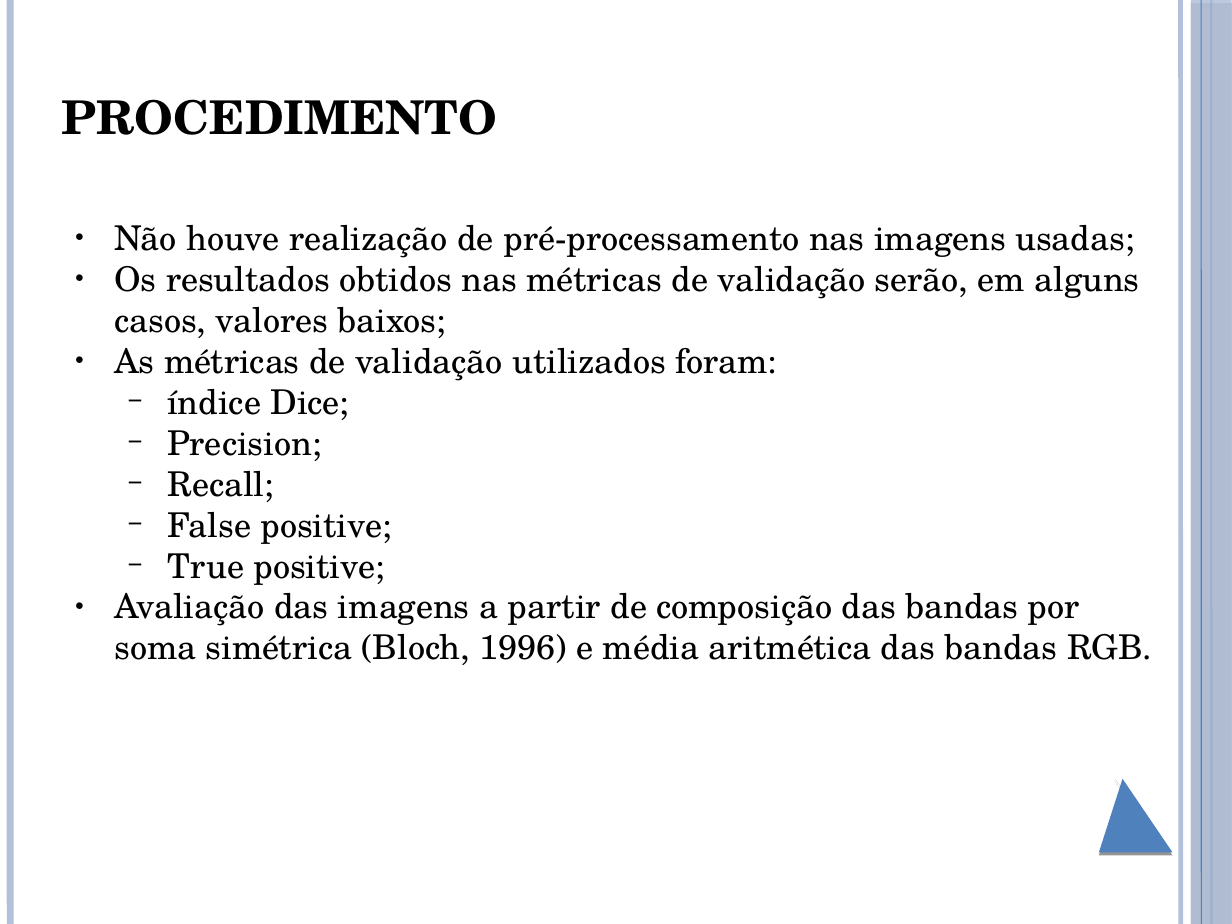
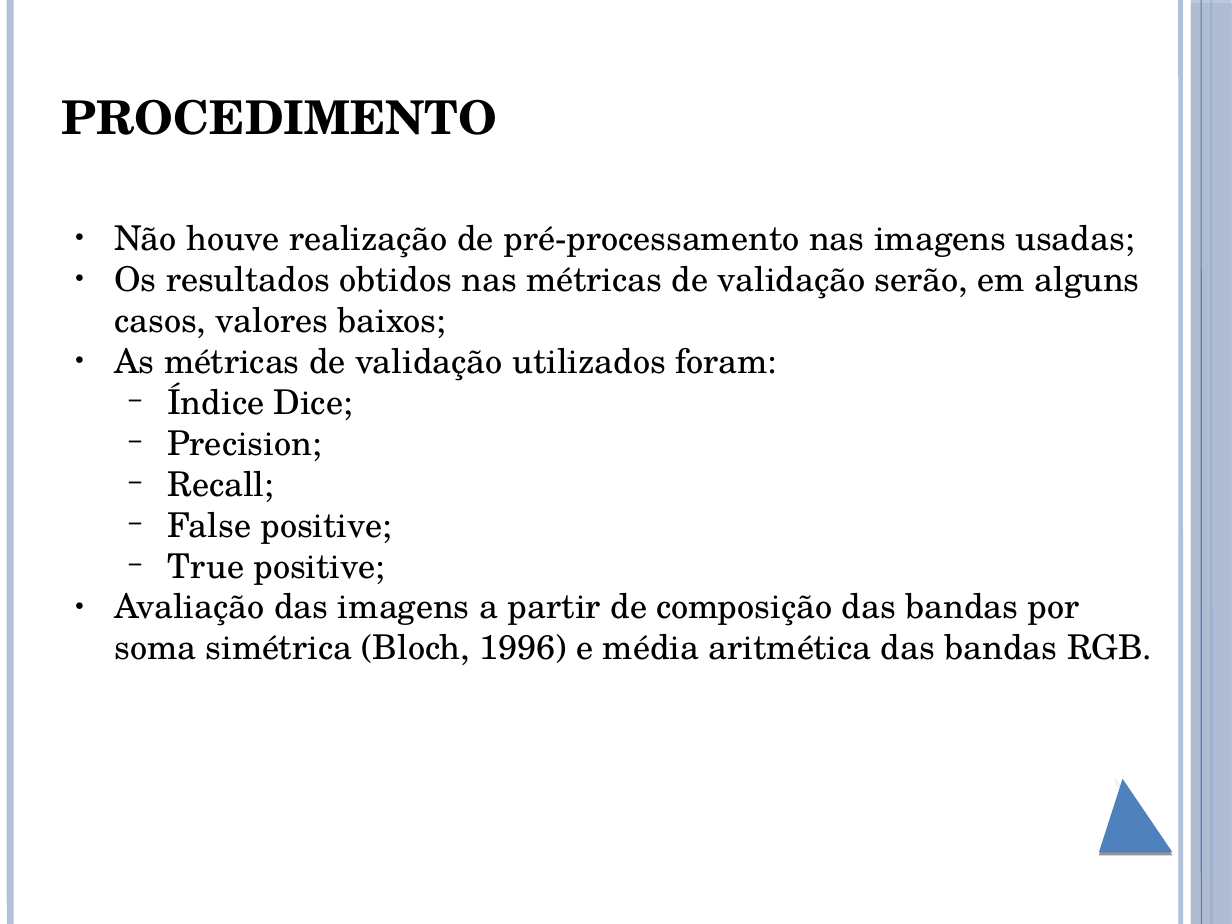
Before and after one commit to brunoliveira8/pdi, a slide deck: slide 3 of trabalho 6/apresentacao.pptx. Drawn at 1232x924 pixels with LibreOffice and Linux fonts; fonts in the diff are those of the drawing. Boxes give left, top, right and bottom in pixels: in the first picture for what was removed or moved away, otherwise in the second. Text is boxed around its words. In the diff, an @@ line names an element or a change of style, - is before the commit and + after.

```diff
--- a/trabalho 6/apresentacao.pptx
+++ b/trabalho 6/apresentacao.pptx
@@ text at (x1=167, y1=382, x2=353, y2=420): text changed @@
-  − índice Dice;
+  − Índice Dice;
```
Also in this commit, not shown: 11 other slides changed, 3 slides added, 3 other files.
